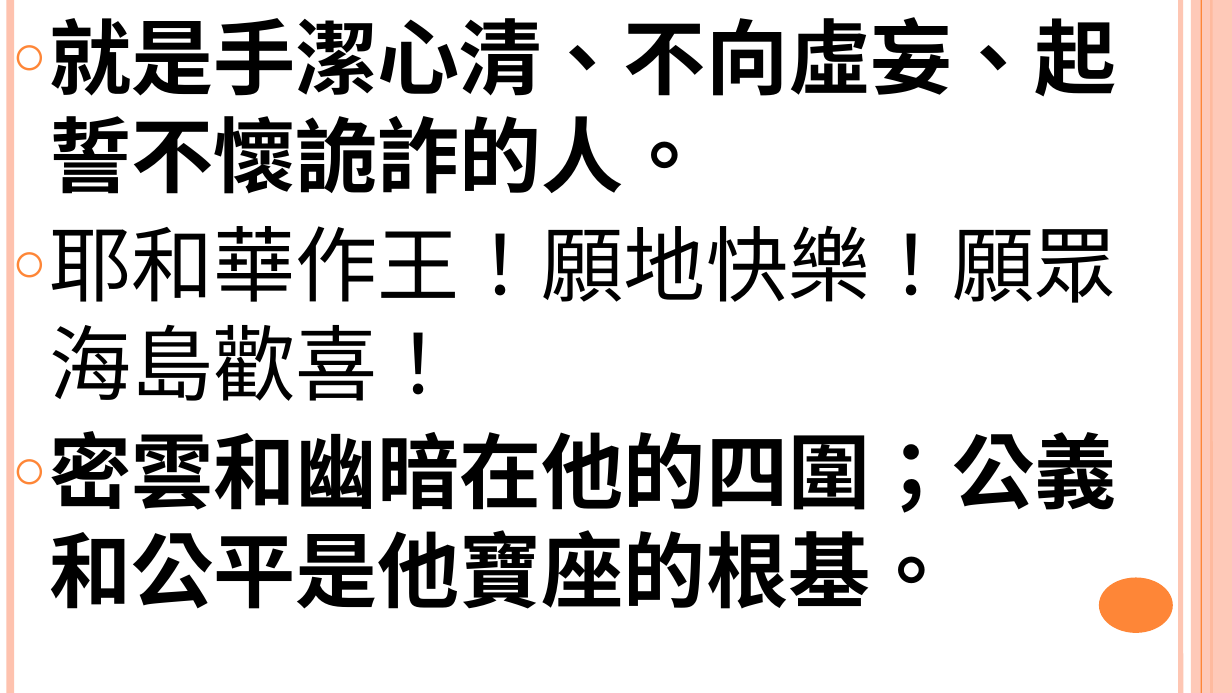
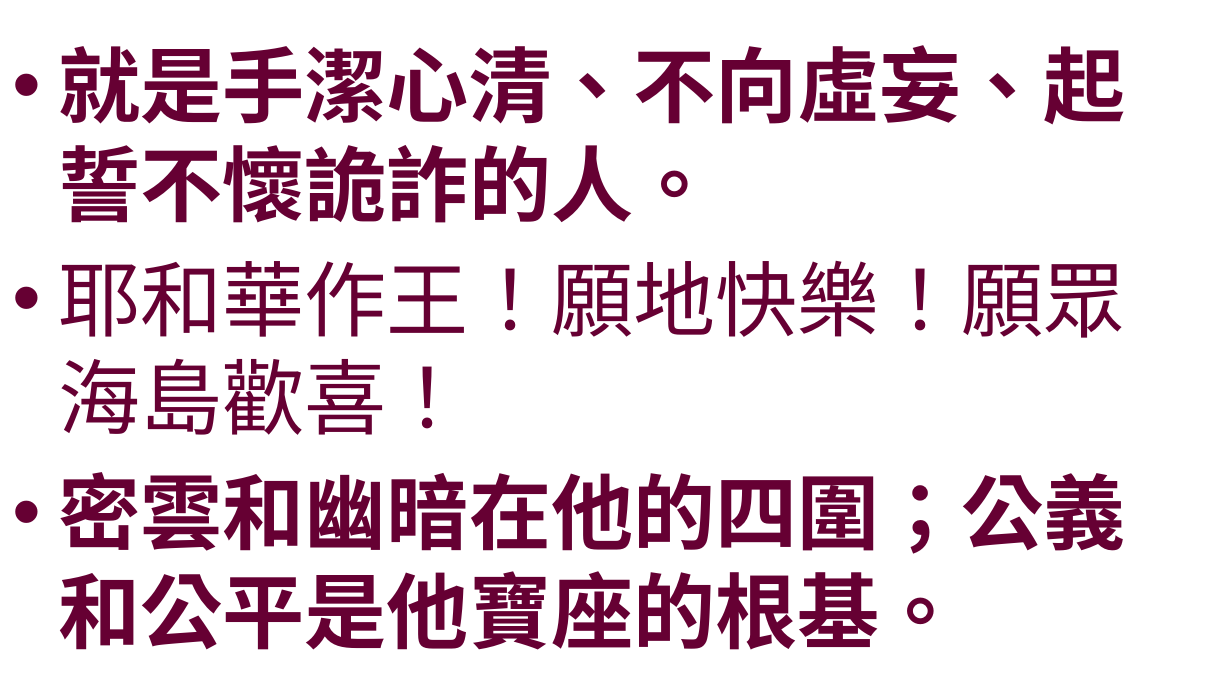
Before and after one commit to batisuoc/worship-resources, a slide deck: slide 5 of 3神的威權.pptx. Drawn at 1232x693 pixels with LibreOffice and Linux fonts; fonts in the diff are those of the drawing; background and template pictures are left out. Boxes give left, top, right and bottom in pixels: in the first picture for what was removed or moved away, otherwise in the second. Text is boxed around its words. In the diff, an @@ line names an element or a change of style, - is before the commit and + after.

```diff
--- a/3神的威權.pptx
+++ b/3神的威權.pptx
@@ text "就是手潔心清、不向虛妄、起誓不懷詭詐的人。" at (x1=58, y1=45, x2=1126, y2=650): text colour #000000 to #660033; bullet ○ to •; more space between paragraphs; vertical alignment top to middle @@
@@ line removed from (10, 0) to (10, 692) @@
@@ line removed from (1180, 0) to (1180, 692) @@
@@ rectangle removed at (x1=1191, y1=0, x2=1232, y2=692) @@
@@ line removed from (1201, 0) to (1201, 692) @@
@@ line removed from (1211, 0) to (1211, 692) @@
@@ ellipse removed at (x1=1099, y1=578, x2=1173, y2=633) @@
```
Also in this commit, not shown: 6 other slides changed.
